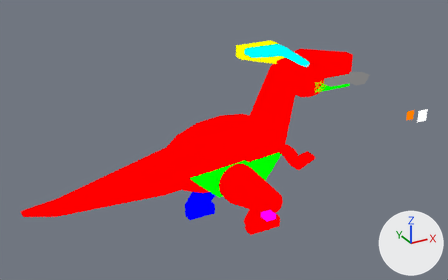
The Blender file assets-source/blender/motion/parasaurolophus-walk.blend, before and after one commit.
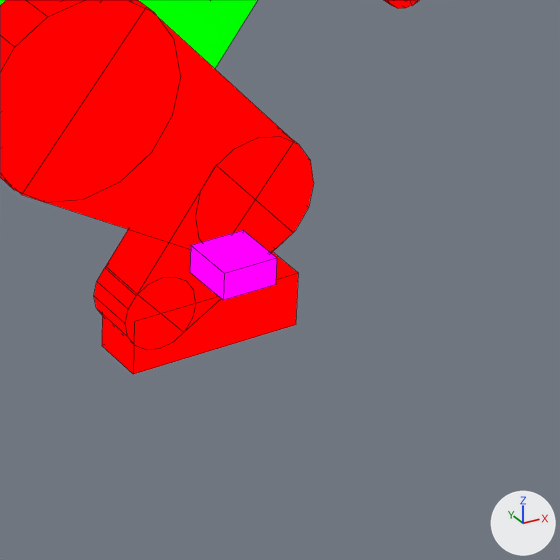
Each version appears first whole from a 50 mm camera at (-2.1, -89.6, 61.4) aimed at (41.6, -10.2, 21.7), and next in a close-up on the part from 51% to 73% of the width and 60% to 96% of the height. Lighting does not change. The marker at lower right points along +X, +Y and +Z. The last two pictures show the newer version. Both versions are drawn at full value of the shape key 'walk_07' of 'DinoTycoon_Motion_parasaurolophus_walk_near_claws'; the numbers are the values there. The close-ups show mesh edges as thin lines.

Objects in the first close-up: 'DinoTycoon_Motion_parasaurolophus_walk_belly', 'DinoTycoon_Motion_parasaurolophus_walk_near_0', 'DinoTycoon_Motion_parasaurolophus_walk_near_1', 'DinoTycoon_Motion_parasaurolophus_walk_near_claws', 'DinoTycoon_Motion_parasaurolophus_walk_near_foot', 'DinoTycoon_Motion_parasaurolophus_walk_near_joint_0', 'DinoTycoon_Motion_parasaurolophus_walk_near_joint_1', 'DinoTycoon_Motion_parasaurolophus_walk_near_tip' and 1 more.
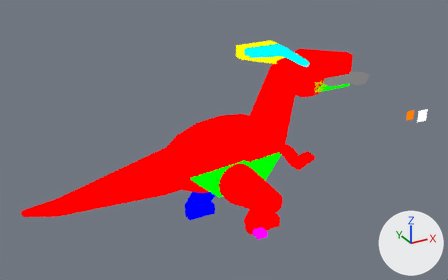
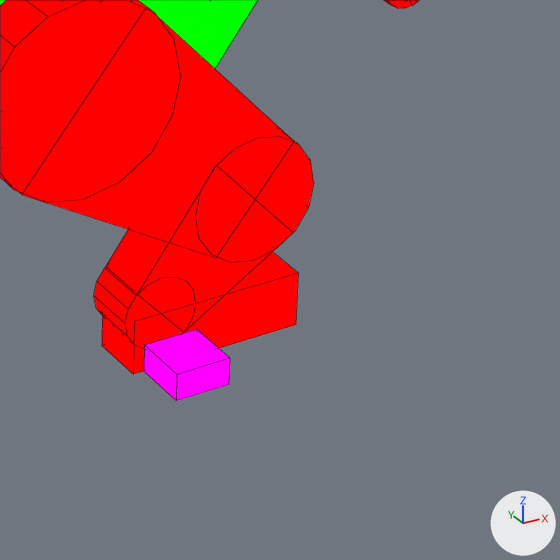
What differs and where, as boxes [x1, y1, x2, y2] in the close-ups (560 x 560 px):
'DinoTycoon_Motion_parasaurolophus_walk_near_claws', moved: before [190, 230, 277, 300]; after [144, 329, 230, 401]

Patch to the scene script:
```diff
--- a/assets-source/blender/motion/parasaurolophus-walk.blend.py
+++ b/assets-source/blender/motion/parasaurolophus-walk.blend.py
@@ me_dinotycoon_motion_parasaurolophus_walk_sample_near_claws @@
 # used by ob_dinotycoon_motion_parasaurolophus_walk_near_claws; location = (0.0, 0.0, 0.0)
-me_dinotycoon_motion_parasaurolophus_walk_sample_near_claws.from_pydata(...)  # 8 vertices, 6 faces; spans x 51.04..53.04, y -9.0..-7.0, z 3.23..4.23
+me_dinotycoon_motion_parasaurolophus_walk_sample_near_claws.from_pydata(...)  # 8 vertices, 6 faces; spans x 49.37..51.37, y -9.0..-7.0, z 0.0..1.0
+# me_dinotycoon_motion_parasaurolophus_walk_sample_near_claws part 1: the whole mesh is moved by (-1.67, 0.0, -3.23)
 me_dinotycoon_motion_parasaurolophus_walk_sample_near_claws.materials.append(mat_dinotycoon_role_w)
```
